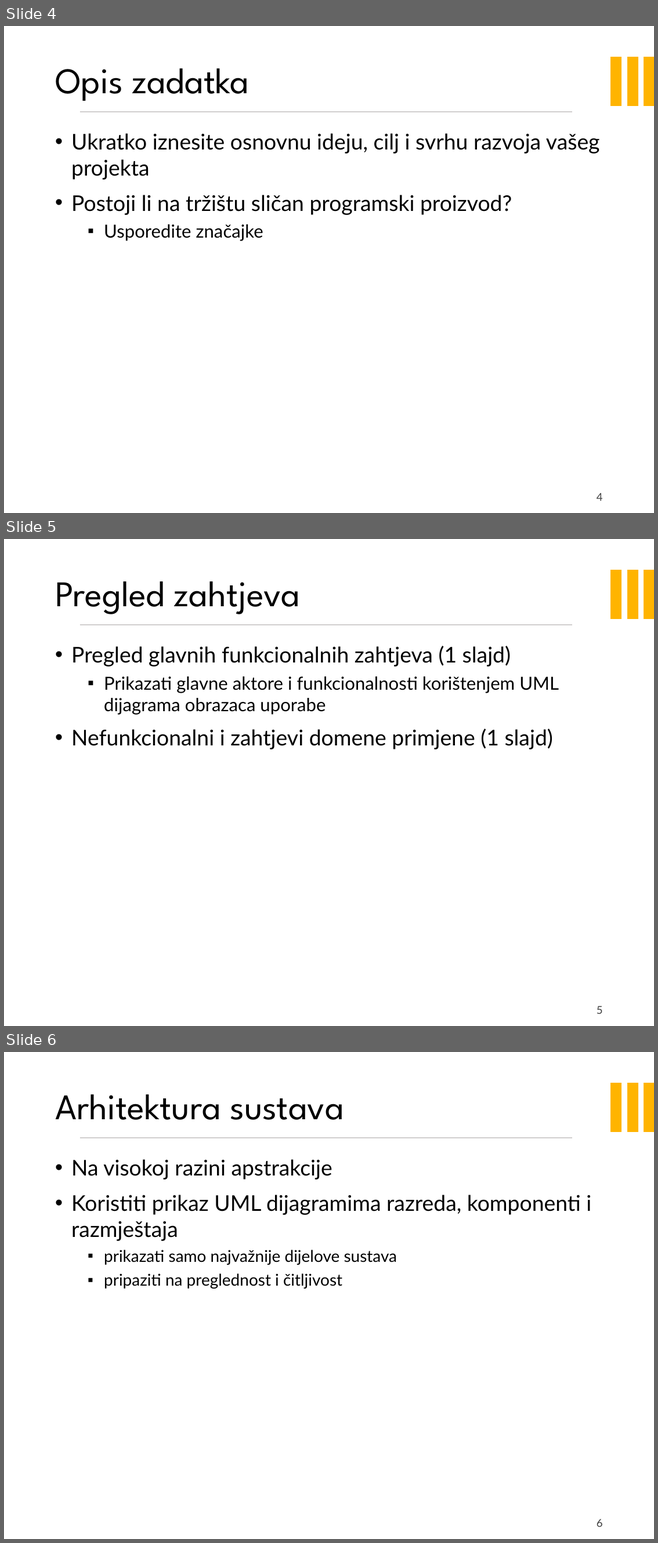
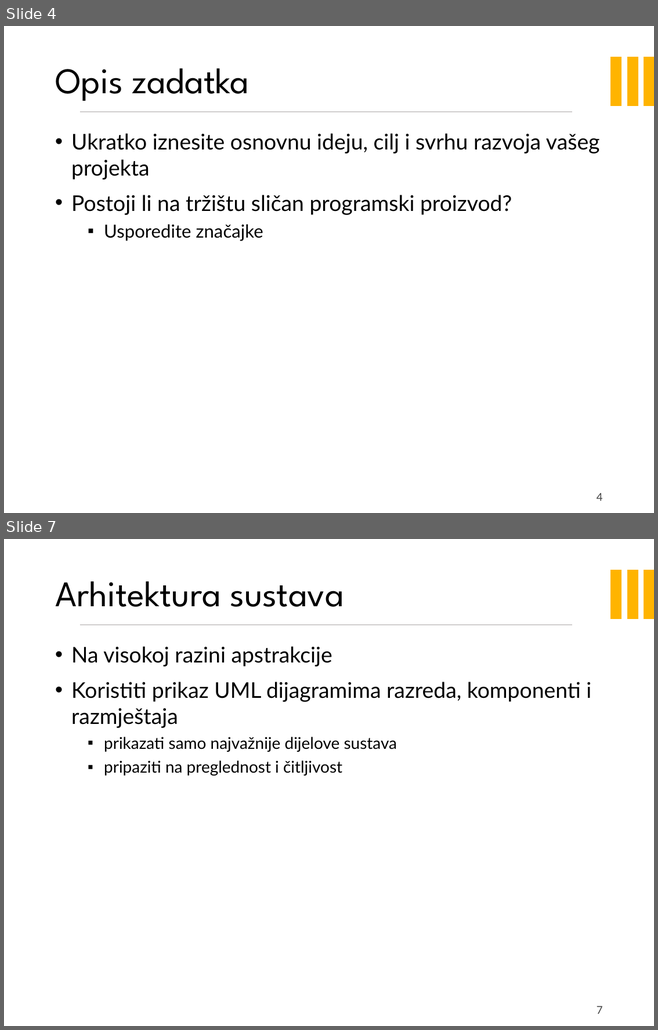
Before and after one commit to doms911/posterized, a slide deck: PROGI_2023_Posterized_prezentacija.pptx. Shown one above the other, each under a label of ours: slides 4, 5 and 6 before the commit, slides 4 and 7 after it; the slides between them are not shown. The pictures are 658x1543 and 658x1030 pixels, drawn with LibreOffice and Linux fonts; fonts in the diff are those of the drawing; background and template pictures are left out. Boxes give left, top, right and bottom in pixels: in the first picture for what was removed or moved away, otherwise in the second. Text is boxed around its words. In the diff, an @@ line names an element or a change of style, - is before the commit and + after.

```diff
--- a/PROGI_2023_Posterized_prezentacija.pptx
+++ b/PROGI_2023_Posterized_prezentacija.pptx
@@ slide 5 removed at <box>4,539,654,1026</box>, background picture (left out); not listed: 4 template elements that a slide beside it also shows @@
@@ title removed at <box>55,581,300,614</box> @@
-Pregled zahtjeva
@@ text removed at <box>71,646,558,750</box> @@
-• Pregled glavnih funkcionalnih zahtjeva (1 slajd)
-  ▪ Prikazati glavne aktore i funkcionalnosti korištenjem UML dijagrama obrazaca uporabe
-• Nefunkcionalni i zahtjevi domene primjene (1 slajd)
@@ page number removed at <box>596,1006,603,1014</box> @@
-5
@@ what was slide 6 is now slide 7 @@
@@ page number at <box>596,1006,603,1014</box>: text changed @@
-6
+7
```
Also in this commit, not shown: 2 slides added.
